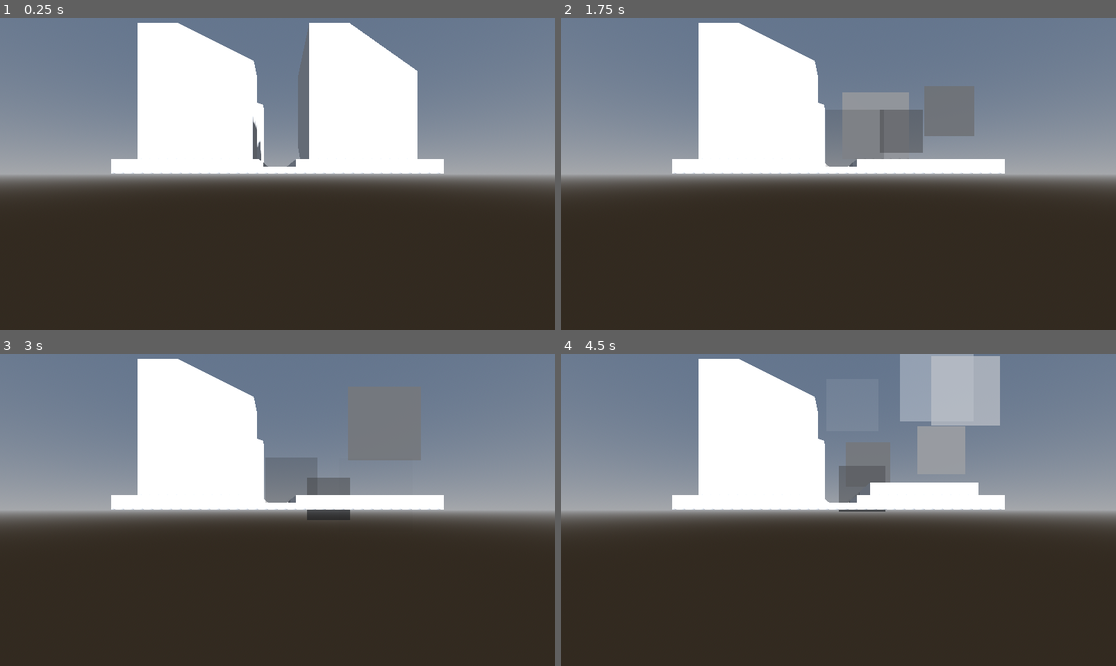
Above: before the commit, frames 1-4 (two rows, left to right).
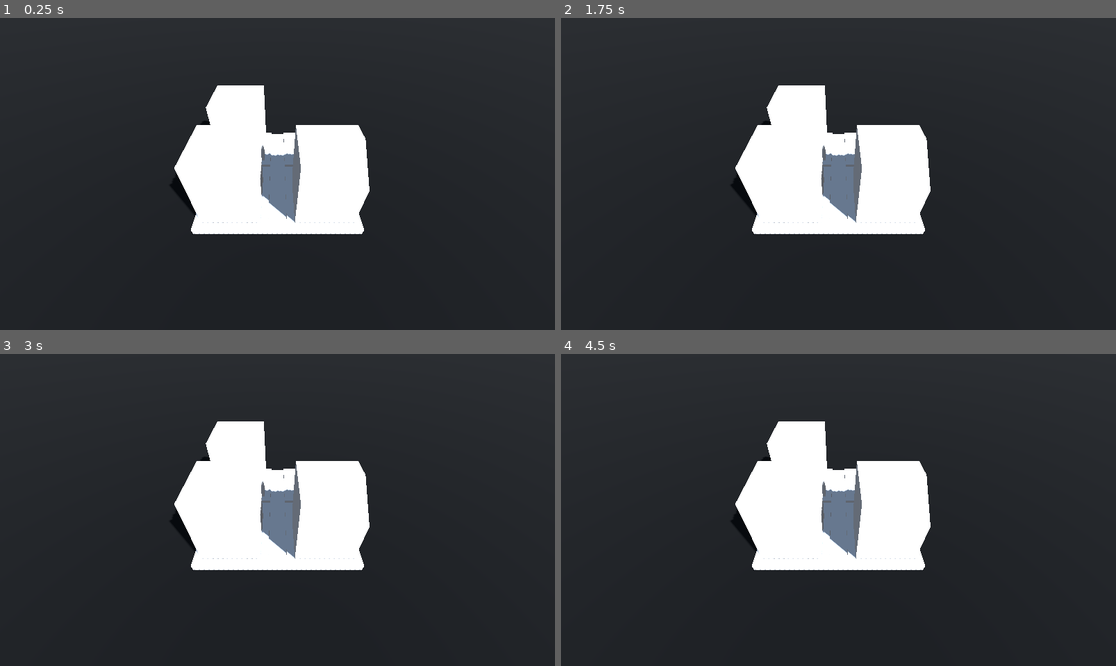
Above: after the commit, the same moments.

Repository: Ieida/Buddy-Up-Jam-Winter-2024
Game: Godot game, scene res://city/city.tscn
Same seed, same stepped clock (60 frames per second), same inputs: the game is played once before the commit and once after it. This scene is started directly instead of the project's main scene.
Inputs (mouse positions are in pixels of both pictures, inside the frame that each line leads up to):
- Up to frame 1 (0.25 s): no input
- Up to frame 2 (1.75 s): tap Enter at 0.5 s; move the mouse to (960, 158) at 0.52 s; click (960, 158) at 0.67 s; move the mouse to (727, 189) at 1.27 s; click (727, 189) at 1.42 s
- Up to frame 3 (3 s): move the mouse to (333, 441) at 2.02 s; click (333, 441) at 2.17 s; move the mouse to (249, 572) at 2.77 s; click (249, 572) at 2.92 s
- Up to frame 4 (4.5 s): move the mouse to (1005, 556) at 3.52 s; click (1005, 556) at 3.67 s; move the mouse to (672, 463) at 4.27 s; click (672, 463) at 4.42 s

The runs differ from the first frame. In frame 1, 56% of the frame differs, in the area x 0-100%, y 0-70%; in frame 2, 57%; in frame 3, 57%; in frame 4, 57%.

Commit message:
camera improvements

Diff:
--- a/city/city.tscn
+++ b/city/city.tscn
@@ -31,13 +31,17 @@
 @export var zoom_min: float = 2
 @export var zoom_max: float = 10
 @export var zoom_time: float = 0.2
+@export_range(0.0, 1.0) var zoom_amount: float = 0.5
 var x: float
 var y: float
 
 func _ready():
-	pass
-	position.z = 5
-	#Input.mouse_mode = Input.MOUSE_MODE_CAPTURED
+	position.z = zoom_min + ((zoom_max - zoom_min) * zoom_amount)
+	x = clampf(pivot.rotation_degrees.x, -90, 90)
+	y = wrapf(pivot.rotation_degrees.y, 0, 360)
+	pivot.basis = Basis()
+	pivot.rotate_y(deg_to_rad(y))
+	pivot.rotation_degrees.x = x
 
 func _input(event):
 	if Input.mouse_mode == Input.MOUSE_MODE_CAPTURED and event is InputEventMouseMotion:
@@ -64,7 +68,7 @@
 		t.tween_property(self, \"position:z\", p, zoom_time)
 
 func look_x(a: float):
-	x = clampf(x + a, -90, 90)
+	x = clampf(x + a, -80, -10)
 
 func look_y(a: float):
 	y = wrapf(y + a, 0, 360)
